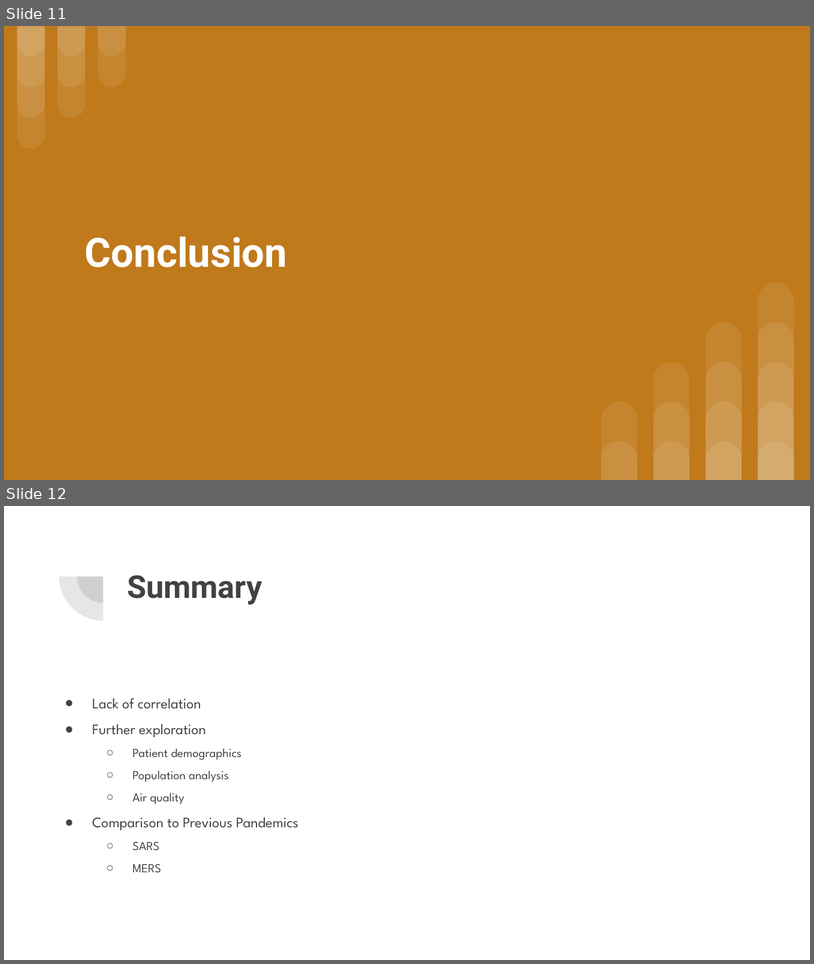
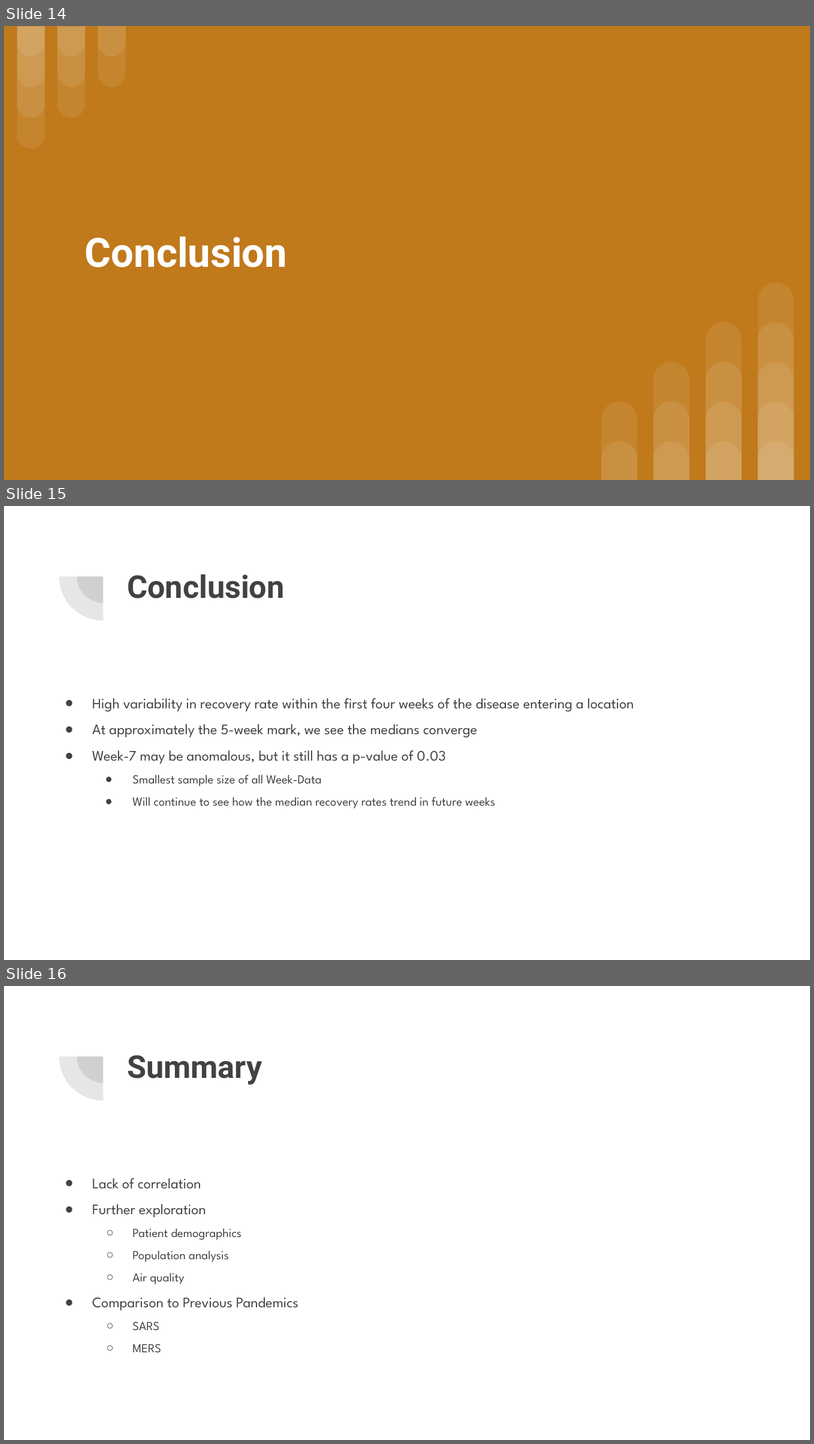
Before and after one commit to shobes572/DSI_Module-11_Capstone, a slide deck: Initial Analysis of Covid-19.pptx. Shown one above the other, each under a label of ours: slides 11 and 12 before the commit, slides 14, 15 and 16 after it. The pictures are 814x964 and 814x1444 pixels, drawn with LibreOffice and Linux fonts; fonts in the diff are those of the drawing. Boxes give left, top, right and bottom in pixels: in the first picture for what was removed or moved away, otherwise in the second. Text is boxed around its words. In the diff, an @@ line names an element or a change of style, - is before the commit and + after.

```diff
--- a/Initial Analysis of Covid-19.pptx
+++ b/Initial Analysis of Covid-19.pptx
@@ slide 15 added at <box>4,506,810,960</box>, background #FFFFFF; not listed: 2 template elements that a slide beside it also shows @@
@@ title added at <box>127,574,285,598</box>, 28 pt, text #424242, bold @@
+Conclusion
@@ text added at <box>92,698,635,808</box>, 13 pt, text #424242 @@
+● High variability in recovery rate within the first four weeks of the disease entering a location
+● At approximately the 5-week mark, we see the medians converge
+● Week-7 may be anomalous, but it still has a p-value of 0.03
+  ● Smallest sample size of all Week-Data
+  ● Will continue to see how the median recovery rates trend in future weeks
@@ what was slide 11 is now slide 14 @@
@@ what was slide 12 is now slide 16 @@
```
Also in this commit, not shown: 4 other slides added, 1 slide removed, 1 other file.
